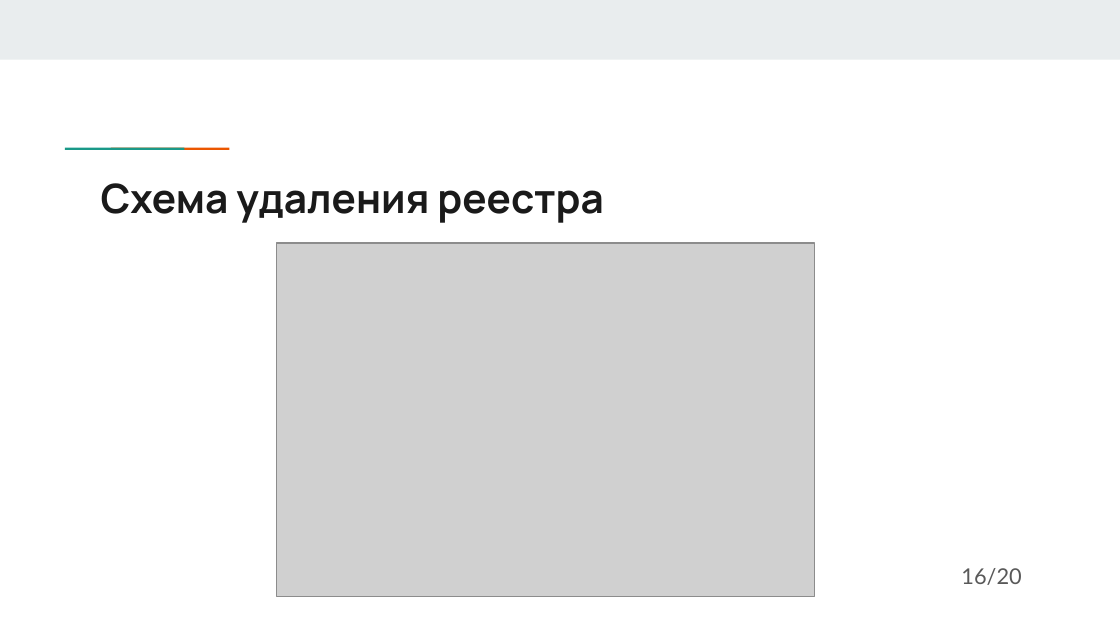
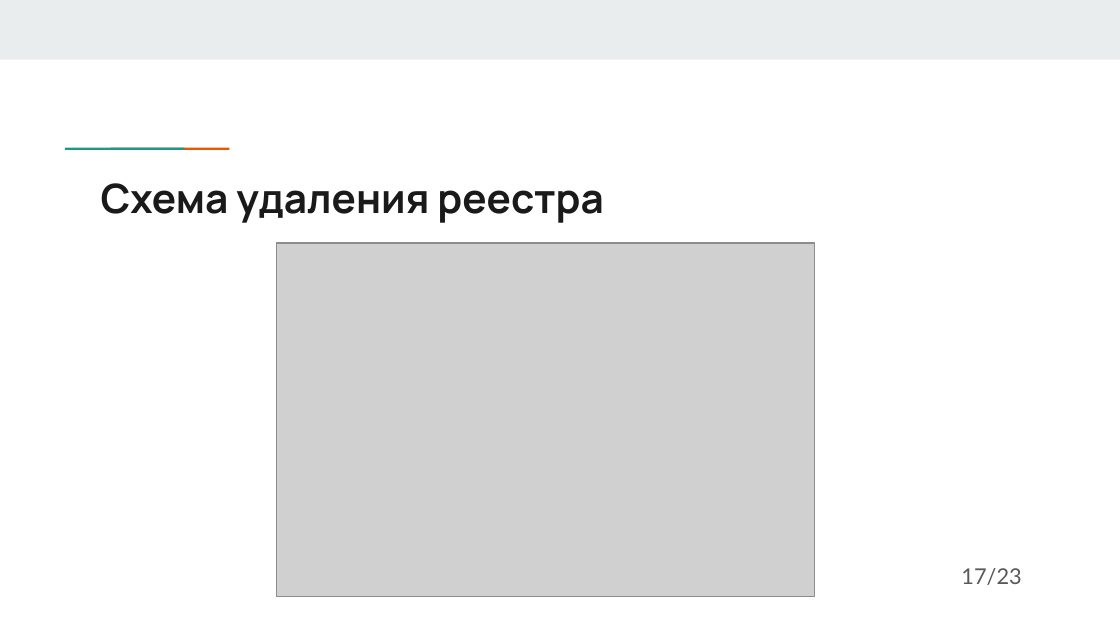
Before and after one commit to DaNkOMeN/MyDiplom, a slide deck: slide 17 of Последняя версия презентации.pptx. Drawn at 1120x630 pixels with LibreOffice and Linux fonts; fonts in the diff are those of the drawing; grey boxes stand for pictures. Boxes give left, top, right and bottom in pixels: in the first picture for what was removed or moved away, otherwise in the second. Text is boxed around its words. In the diff, an @@ line names an element or a change of style, - is before the commit and + after.

```diff
--- a/Последняя версия презентации.pptx
+++ b/Последняя версия презентации.pptx
@@ text at [961,568,1021,585]: text changed @@
-16/20
+17/23
```
Also in this commit, not shown: 19 other slides changed, 2 slides added, 1 slide removed, 1 other file.
